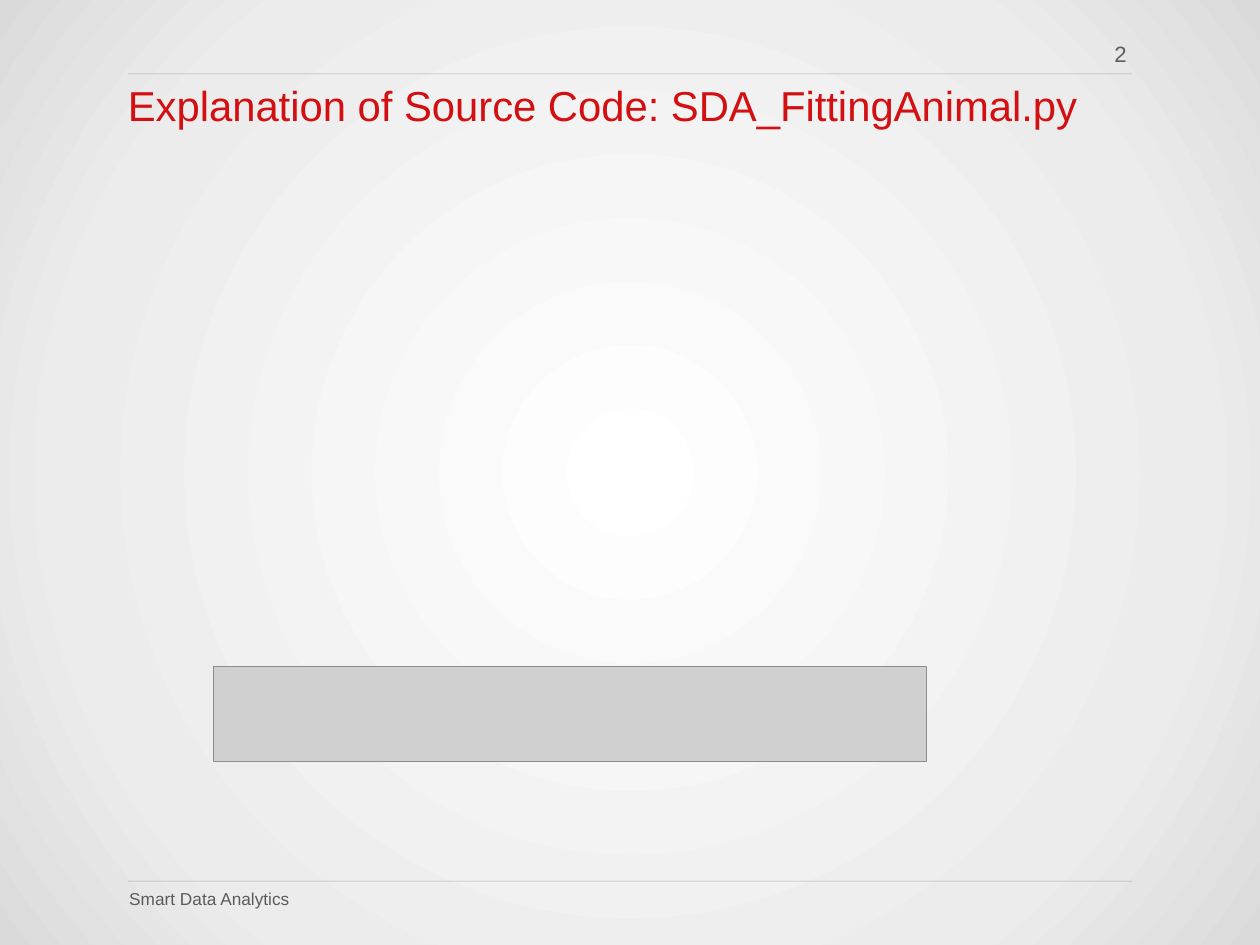
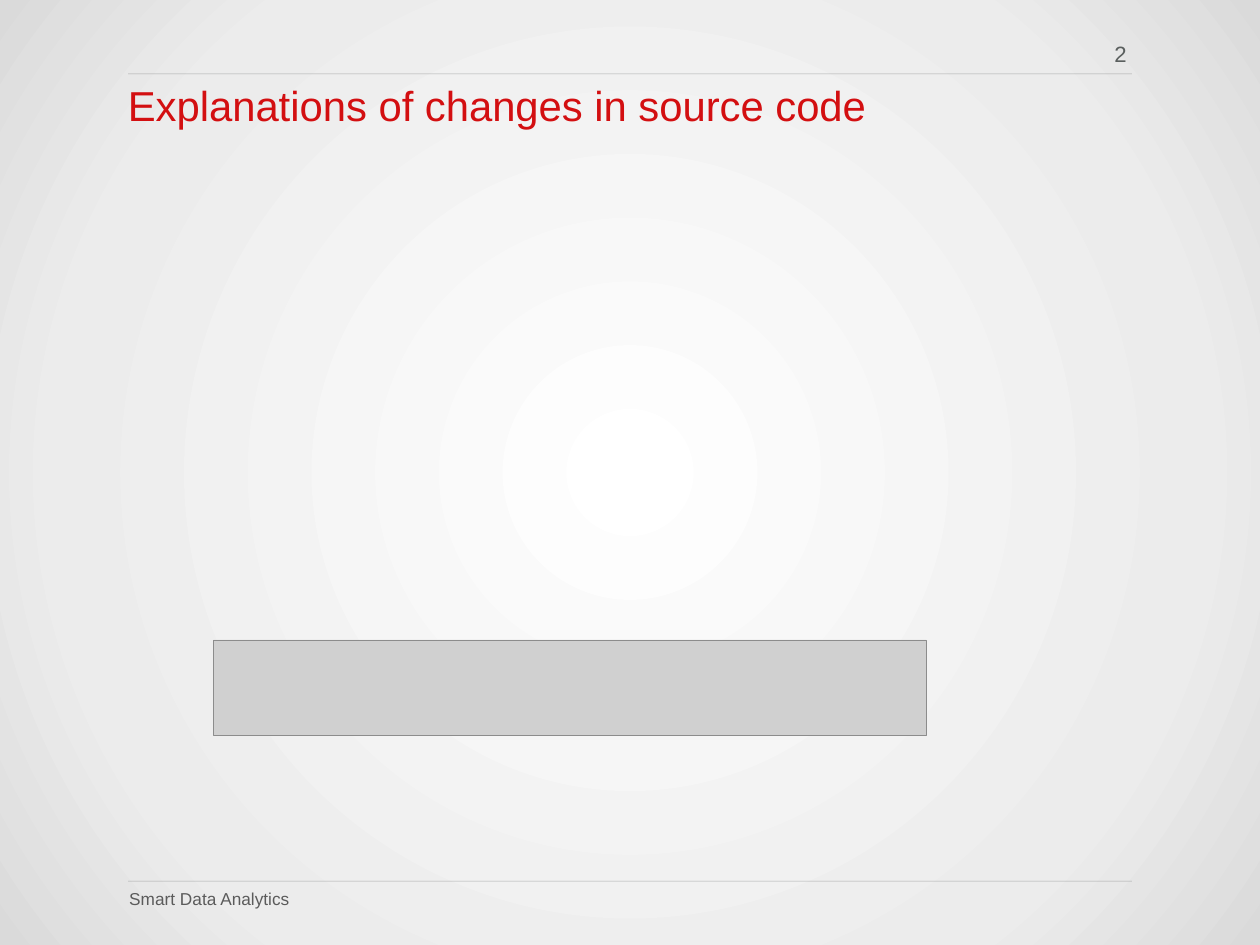
Before and after one commit to QuantLet/SDA_2020_NCTU, a slide deck: slide 2 of Susan/HW1_WiggleAnimal/2020 SDA I NCTU_0856706_HW1.pptx. Drawn at 1260x945 pixels with LibreOffice and Linux fonts; fonts in the diff are those of the drawing; grey boxes stand for pictures; background and template pictures are left out. Boxes give left, top, right and bottom in pixels: in the first picture for what was removed or moved away, otherwise in the second. Text is boxed around its words. In the diff, an @@ line names an element or a change of style, - is before the commit and + after.

```diff
--- a/Susan/HW1_WiggleAnimal/2020 SDA I NCTU_0856706_HW1.pptx
+++ b/Susan/HW1_WiggleAnimal/2020 SDA I NCTU_0856706_HW1.pptx
@@ title at (128, 90, 866, 130): text changed @@
-Explanation of Source Code: SDA_FittingAnimal.py
+Explanations of changes in source code
@@ picture: place and size @@
-picture at (214, 666, 926, 761)
+picture at (214, 640, 926, 735)
```
Also in this commit, not shown: 2 other slides changed.
